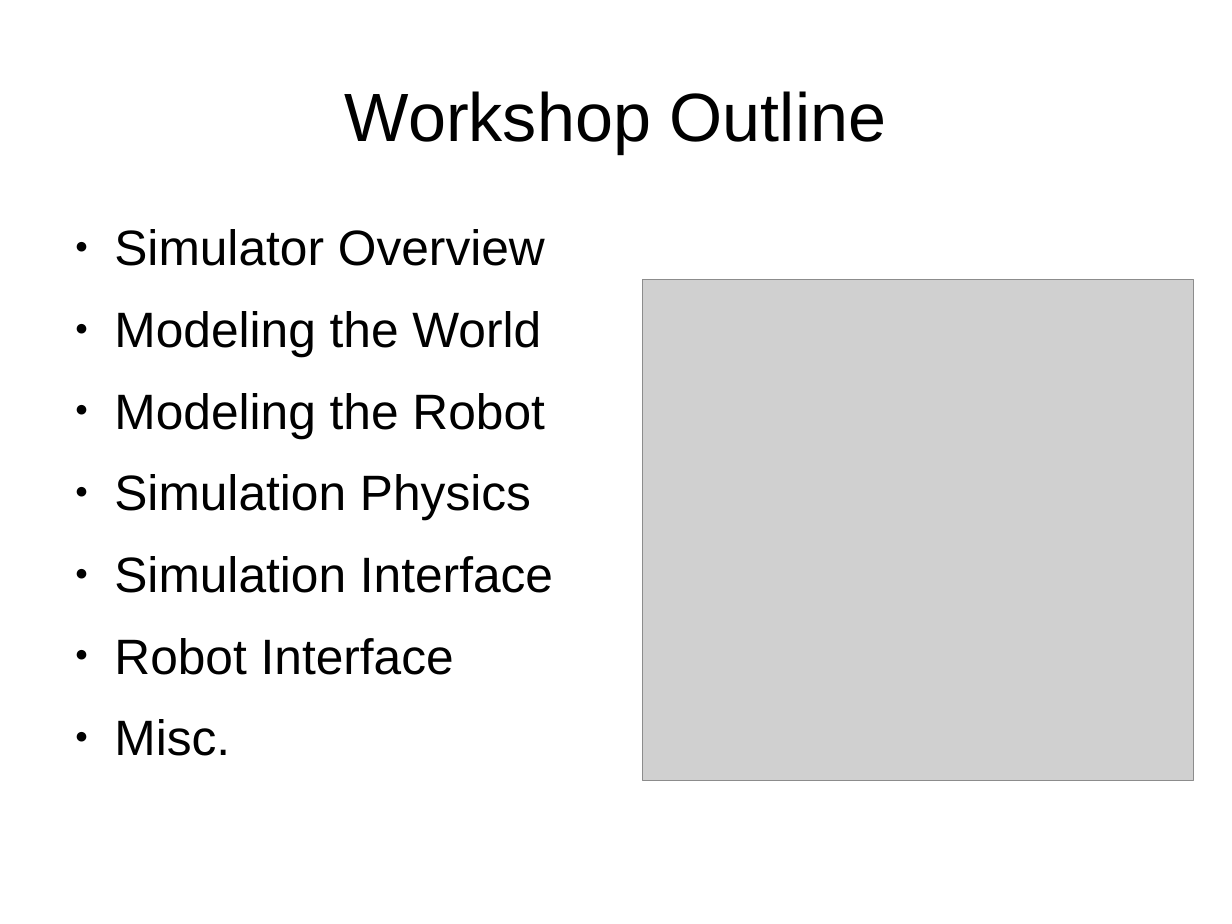
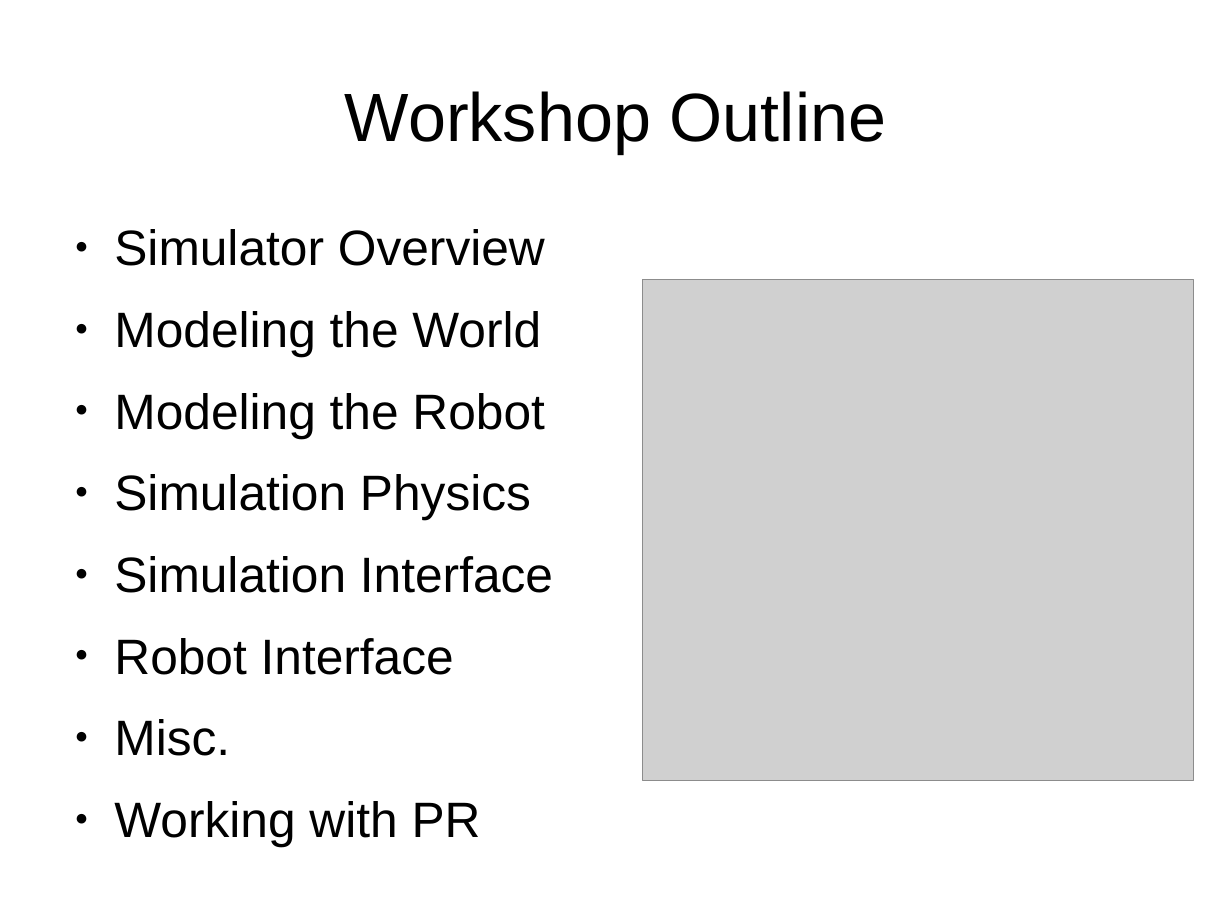
Before and after one commit to PR2/pr2_docs, a slide deck: slide 2 of pr2_training_workshop/simulation/simulation_training_workshop.odp. Drawn at 1232x924 pixels with LibreOffice and Linux fonts; fonts in the diff are those of the drawing; grey boxes stand for pictures. Boxes give left, top, right and bottom in pixels: in the first picture for what was removed or moved away, otherwise in the second. Text is boxed around its words. In the diff, an @@ line names an element or a change of style, - is before the commit and + after.

Commit message:
updates

```diff
--- a/pr2_training_workshop/simulation/simulation_training_workshop.odp
+++ b/pr2_training_workshop/simulation/simulation_training_workshop.odp
@@ text at (114, 801, 481, 846): paragraph added @@
+● Working with PR
```
